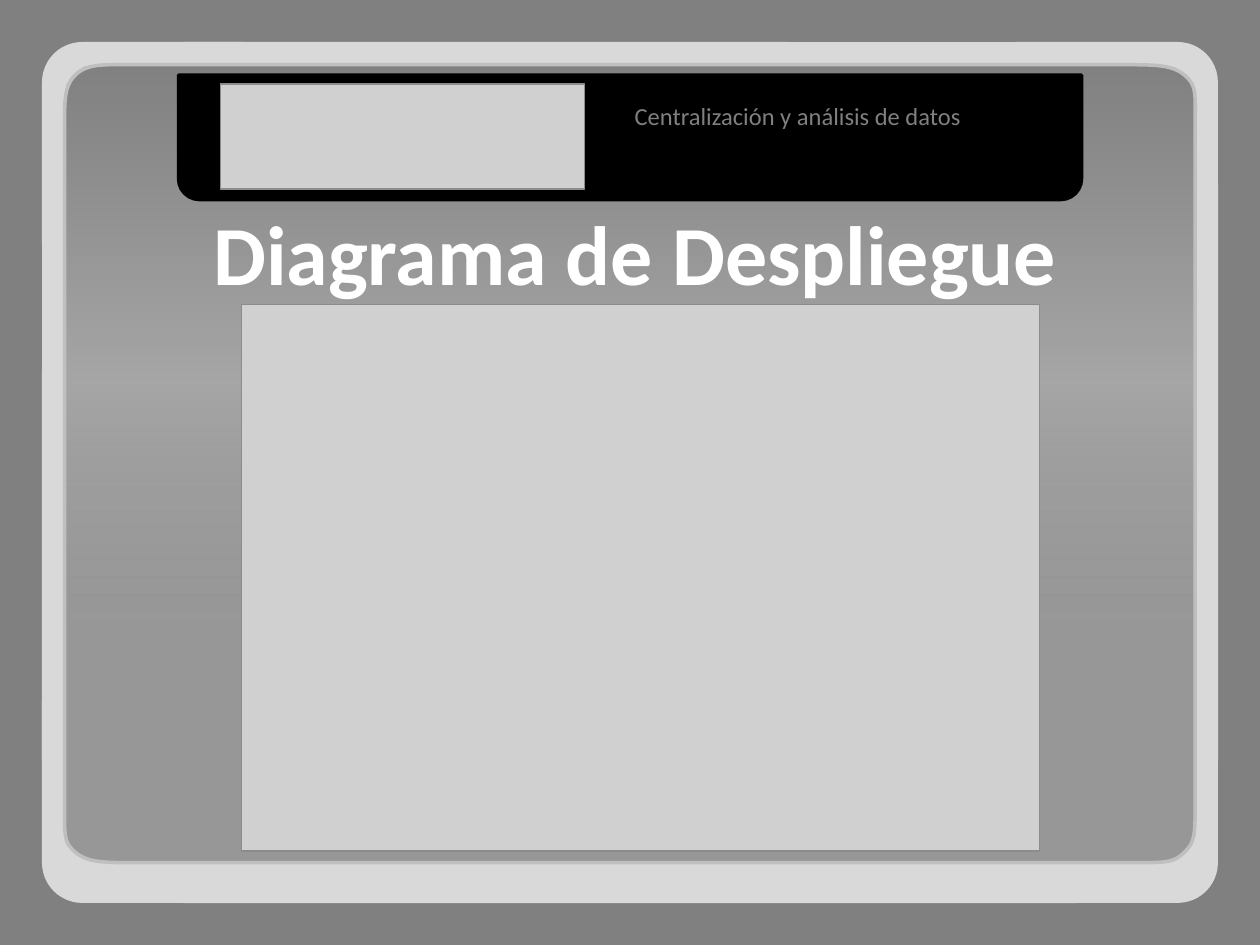
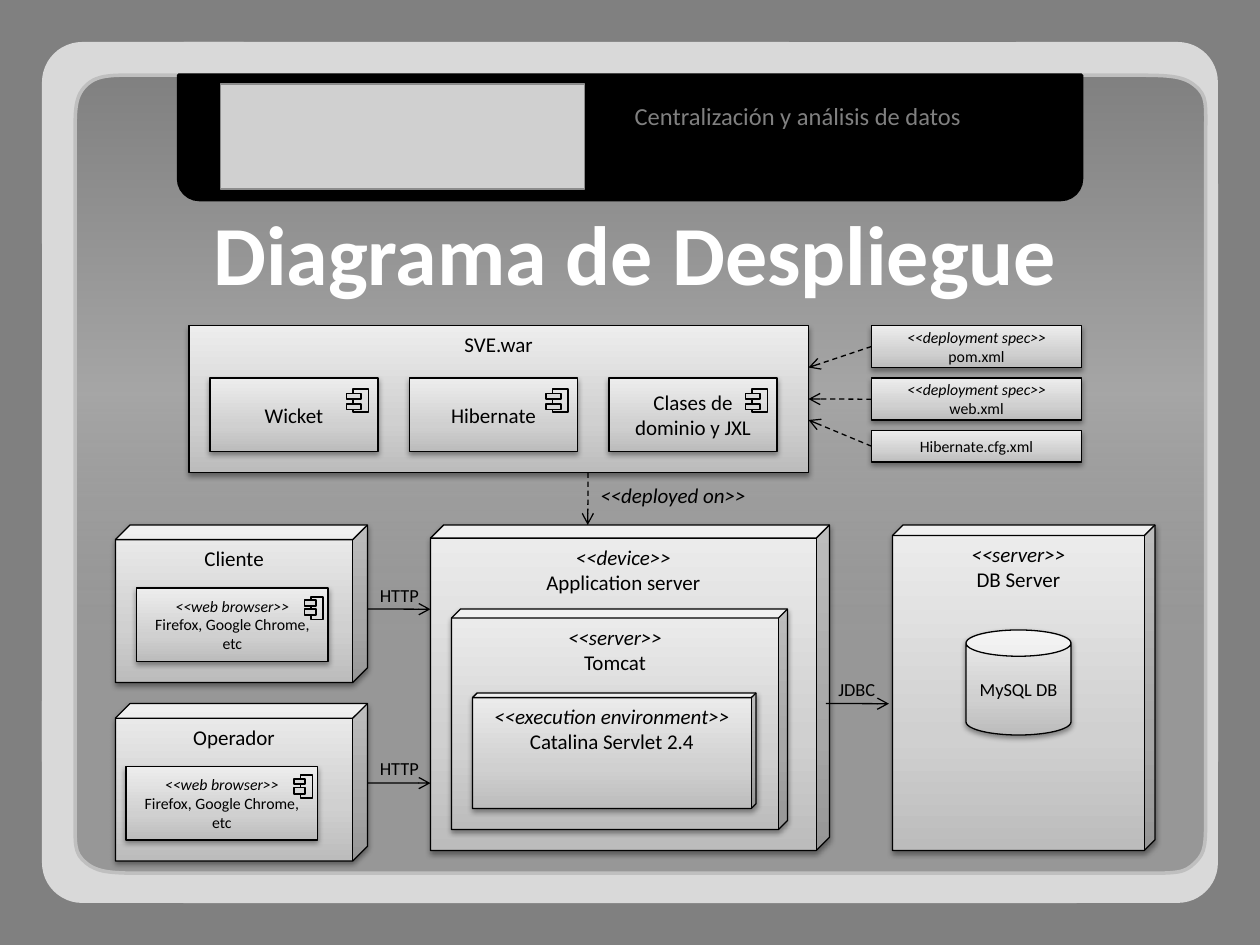
Before and after one commit to adrianachelotti/tallerdesarrollo1ero2011, a slide deck: slide 6 of Presentacion/Tecnica/Presentacion Tecnica.pptx (slide 4 before the commit). Drawn at 1260x945 pixels with LibreOffice and Linux fonts; fonts in the diff are those of the drawing; grey boxes stand for pictures. Boxes give left, top, right and bottom in pixels: in the first picture for what was removed or moved away, otherwise in the second. Text is boxed around its words. In the diff, an @@ line names an element or a change of style, - is before the commit and + after.

```diff
--- a/Presentacion/Tecnica/Presentacion Tecnica.pptx
+++ b/Presentacion/Tecnica/Presentacion Tecnica.pptx
@@ freeform shape: place and size @@
-freeform shape at [63, 63, 1197, 863]
+freeform shape at [73, 73, 1207, 873]
@@ rectangle added at [189, 325, 809, 472], fill gradient #BDBDBD to #D1D1D1 to #EEEEEE, outline #000000 0.75 pt, 12 pt, text #000000 @@
+SVE.war
@@ picture removed at [242, 305, 1040, 852] @@
@@ rectangle added at [872, 325, 1082, 367], fill gradient #BDBDBD to #D1D1D1 to #EEEEEE, outline #000000 0.75 pt, 9 pt, text #000000, italic @@
+<<deployment spec>>
+pom.xml
@@ arrow added from (872, 346) to (809, 368), #000000 0.75 pt dashed @@
@@ rectangle added at [872, 378, 1082, 420], fill gradient #BDBDBD to #D1D1D1 to #EEEEEE, outline #000000 0.75 pt, 9 pt, text #000000, italic @@
+<<deployment spec>>
+web.xml
@@ group added at [210, 378, 378, 451]: 4 rectangles @@
+Wicket
@@ group added at [410, 378, 577, 451]: 4 rectangles @@
+Hibernate
@@ group added at [609, 378, 776, 451]: 4 rectangles @@
+Clases de dominio y JXL
@@ arrow added from (872, 399) to (809, 399), #000000 0.75 pt dashed @@
@@ arrow added from (872, 446) to (809, 420), #000000 0.75 pt dashed @@
@@ rectangle added at [872, 431, 1082, 462], fill gradient #BDBDBD to #D1D1D1 to #EEEEEE, outline #000000 0.75 pt, 9 pt, text #000000 @@
+Hibernate.cfg.xml
@@ arrow added from (588, 472) to (587, 525), #000000 0.75 pt dashed @@
@@ text added at [600, 488, 745, 507], 12 pt, text #000000, italic @@
+<<deployed on>>
@@ cube added at [116, 525, 368, 683], fill gradient #BDBDBD to #D1D1D1 to #EEEEEE, outline #000000 0.75 pt, 12 pt, text #000000 @@
+Cliente
@@ cube added at [431, 525, 830, 850], fill gradient #BDBDBD to #D1D1D1 to #EEEEEE, outline #000000 0.75 pt, 12 pt, text #000000 @@
+<<device>>
+Application server
@@ cube added at [892, 525, 1154, 850], fill gradient #BDBDBD to #D1D1D1 to #EEEEEE, outline #000000 0.75 pt, 12 pt, text #000000, italic @@
+<<server>>
+DB Server
@@ text added at [380, 590, 419, 602], 10.5 pt, text #000000 @@
+HTTP
@@ group added at [136, 588, 328, 662]: 4 rectangles @@
+<<web browser>>
+Firefox, Google Chrome, etc
@@ arrow added from (368, 609) to (431, 610), #000000 0.75 pt @@
@@ cube added at [451, 609, 788, 829], fill gradient #BDBDBD to #D1D1D1 to #EEEEEE, outline #000000 0.75 pt, 12 pt, text #000000, italic @@
+<<server>>
+Tomcat
@@ cylinder added at [966, 630, 1071, 735], fill gradient #BDBDBD to #D1D1D1 to #EEEEEE, outline #000000 0.75 pt, 10.5 pt, text #000000 @@
+MySQL DB
@@ text added at [838, 684, 875, 696], 10.5 pt, text #000000 @@
+JDBC
@@ cube added at [116, 703, 368, 861], fill gradient #BDBDBD to #D1D1D1 to #EEEEEE, outline #000000 0.75 pt, 12 pt, text #000000 @@
+Operador
@@ cube added at [472, 693, 756, 809], fill gradient #BDBDBD to #D1D1D1 to #EEEEEE, outline #000000 0.75 pt, 12 pt, text #000000, italic @@
+<<execution environment>>
+Catalina Servlet 2.4
@@ arrow added from (827, 703) to (890, 704), #000000 0.75 pt @@
@@ group added at [126, 766, 318, 839]: 4 rectangles @@
+<<web browser>>
+Firefox, Google Chrome, etc
@@ text added at [380, 763, 419, 775], 10.5 pt, text #000000 @@
+HTTP
@@ arrow added from (368, 782) to (431, 784), #000000 0.75 pt @@
```
Also in this commit, not shown: 3 other slides changed, 2 slides added.
